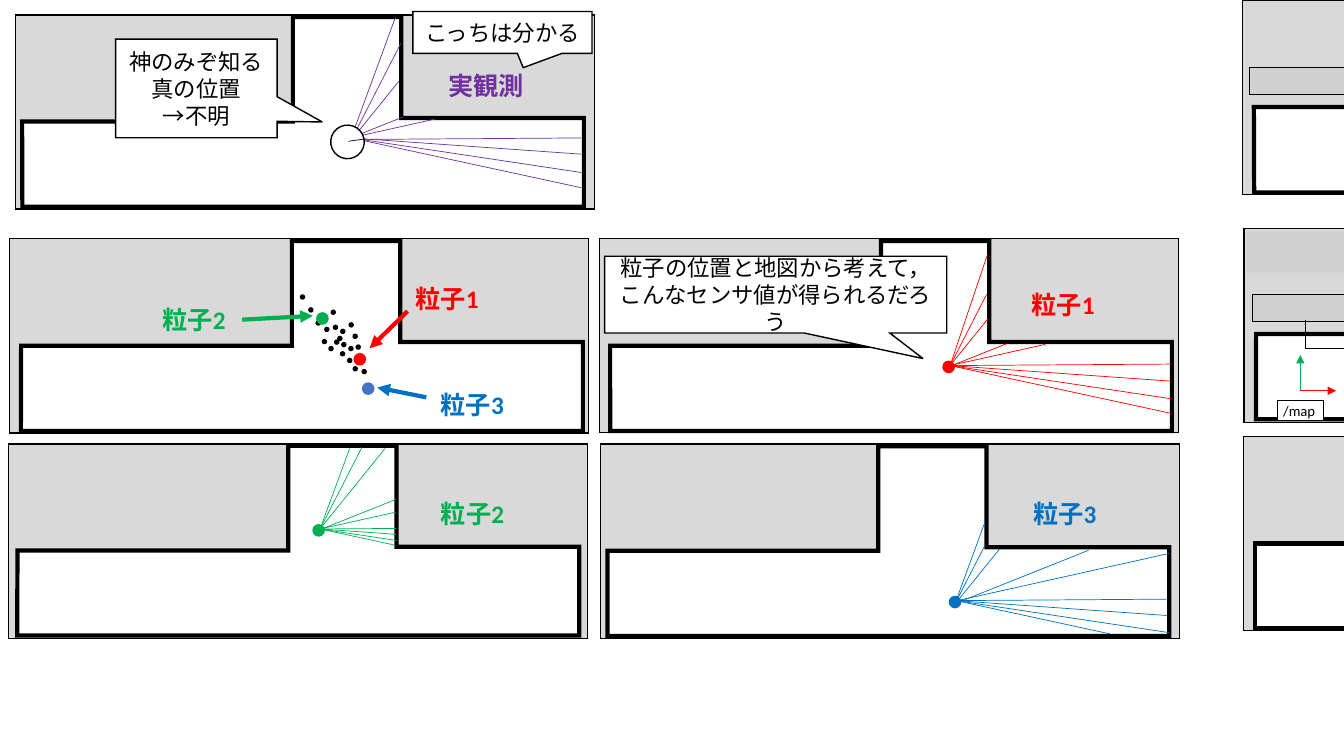
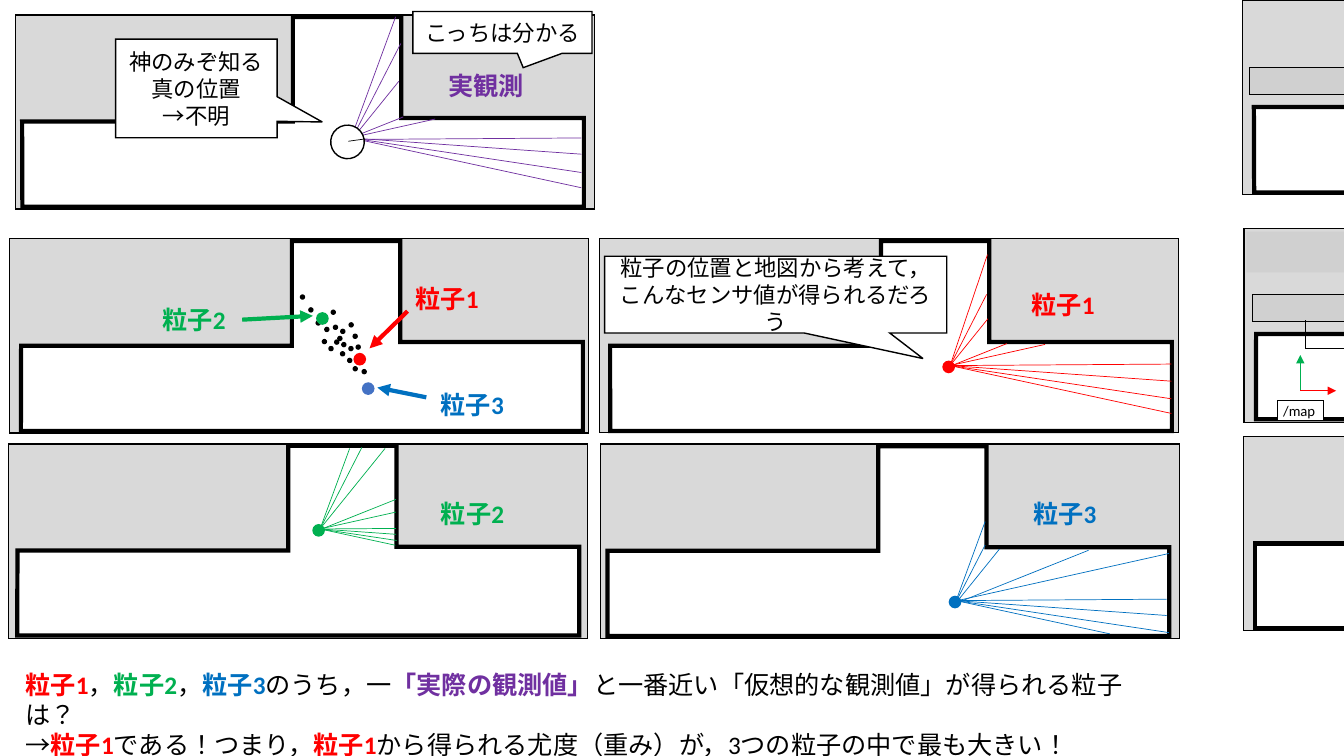
Before and after one commit to MoriKen254/Qiita, a slide deck: slide 39 of Navigation Stack を理解する/Navigation Stack を理解する.pptx (slide 38 before the commit). Drawn at 1344x756 pixels with LibreOffice and Linux fonts; fonts in the diff are those of the drawing; grey boxes stand for pictures. Boxes give left, top, right and bottom in pixels: in the first picture for what was removed or moved away, otherwise in the second. Text is boxed around its words. In the diff, an @@ line names an element or a change of style, - is before the commit and + after.

```diff
--- a/Navigation Stack を理解する/Navigation Stack を理解する.pptx
+++ b/Navigation Stack を理解する/Navigation Stack を理解する.pptx
@@ text added at [26,672,1123,756], 18 pt, text #000000 @@
+粒子1，粒子2，粒子3のうち，一「実際の観測値」と一番近い「仮想的な観測値」が得られる粒子は？
+→粒子1である！つまり，粒子1から得られる尤度（重み）が，3つの粒子の中で最も大きい！
```
Also in this commit, not shown: 1 other slide changed, 1 slide added, 7 other files.
